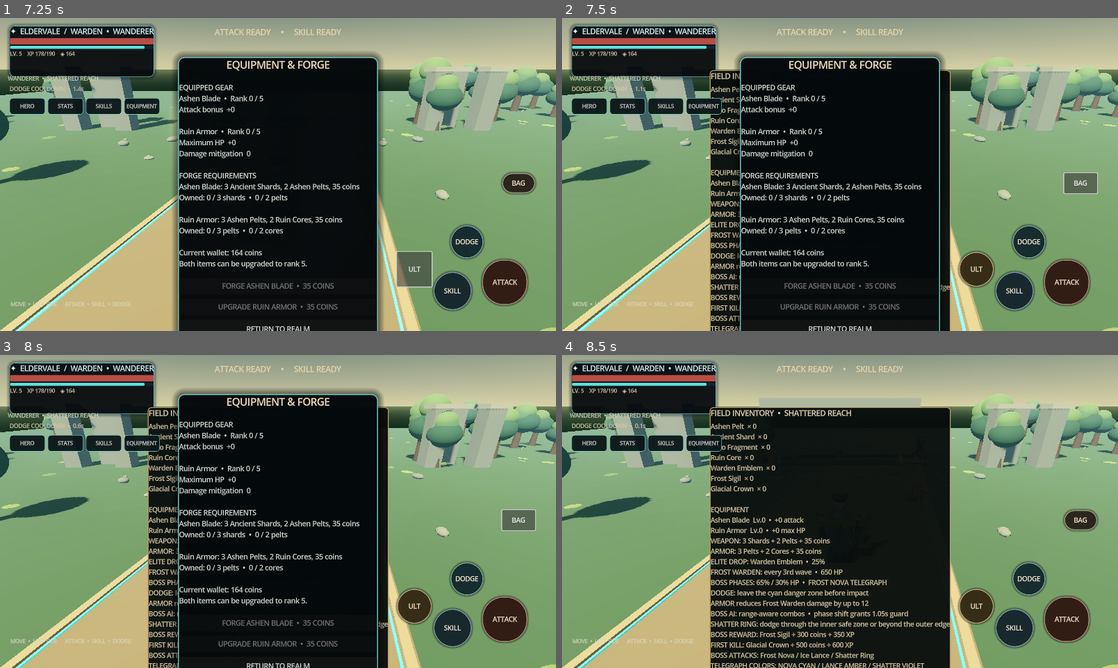
Above: before the commit, frames 1-4 (two rows, left to right).
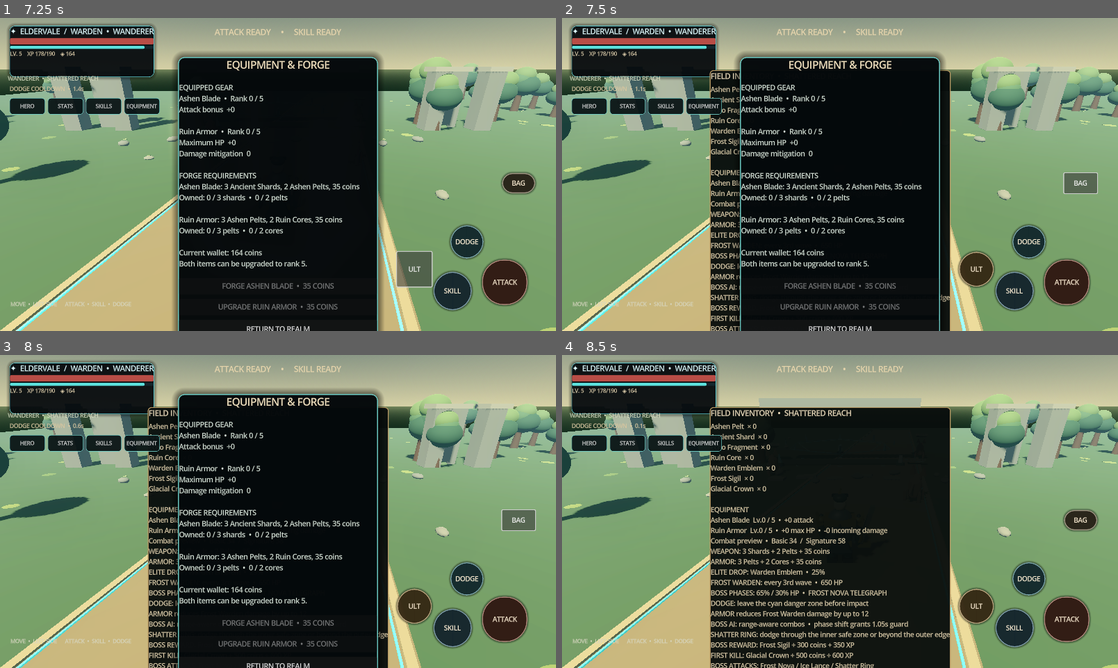
Above: after the commit, the same moments.

Repository: filesgloom-png/ELDERVALE
Game: Godot game, scene res://scenes/main_3d.tscn
The game is run twice, just before and just after one commit, with the same random seed, the same clock (stepped at 60 frames per second) and the same inputs.
Inputs:
- Up to frame 1 (7.25 s): click "CREATE HERO • BEGIN ADVENTURE" at 0.5 s; click "ATTACK" at 1.25 s; click "SKILL" at 2 s; click "HERO" at 2.75 s; click "STATS" at 3.5 s; click "SKILLS" at 4.25 s; click "EQUIPMENT" at 5 s; click "DODGE" at 5.75 s; click "ULT" at 6.5 s
- Up to frame 2 (7.5 s): click "BAG" at 7.25 s
- Up to frame 3 (8 s): no input
- Up to frame 4 (8.5 s): click "RETURN TO REALM" at 8 s

Frame 1 is identical in both runs. In frame 2, 0.9% of the frame differs, in the area x 26-70%, y 58-100%; in frame 3, 0.9%; in frame 4, 4.9%, in the area x 26-70%, y 51-100%.

Commit message:
balance: unify equipment and combat stat calculations

Diff:
--- a/scripts/main_3d.gd
+++ b/scripts/main_3d.gd
@@ -1181,10 +1181,8 @@
 	match tab_name:
 		"STATS":
 			profile_title_label.text = "CHARACTER ATTRIBUTES"
-			var attack_power := 34 + weapon_level * 9 + strength_rank * 3
-			var skill_power := int(round(float(58 + weapon_level * 14 + strength_rank * 3) * (1.0 + float(signature_skill_rank - 1) * 0.12)))
-			if character_class == "Arcanist":
-				skill_power = int(round(float(skill_power) * 1.35))
+			var attack_power := _basic_attack_damage()
+			var skill_power := _signature_skill_damage()
 			profile_content_label.text = "NAME     %s\nCLASS    %s\nLEVEL    %d\nEXPERIENCE    %d / %d\n\nVITALITY RANK    %d\nM …(451 unchanged characters)…
 			profile_power_button.text = "POWER +1  •  %d POINTS" % stat_points
 			profile_power_button.disabled = stat_points <= 0 or strength_rank >= 50
@@ -1200,7 +1198,7 @@
 			elif character_class == "Ranger":
 				class_skill = "Duskstrider Cut"
 				class_passive = "Basic attack cooldown reduced; movement speed +15%"
-			profile_content_label.text = "CLASS SIGNATURE\n%s\nRank % …(376 unchanged characters)… " % [class_skill, signature_skill_rank, int(round(float(58 + weapon_level * 14) * (1.0 + float(signature_skill_rank - 1) * 0.12))), class_passive, skill_points]
+			profile_content_label.text = "CLASS SIGNATURE\n%s\nRank % …(376 unchanged characters)… " % [class_skill, signature_skill_rank, _signature_skill_damage(), class_passive, skill_points]
 			profile_skill_button.text = "UPGRADE SIGNATURE  •  %d POINTS" % skill_points
 			profile_skill_button.disabled = skill_points <= 0 or signature_skill_rank >= 5
 		"EQUIPMENT":
@@ -1209,7 +1207,7 @@
 			var blade_pelts := int(inventory.get("Ashen Pelt", 0))
 			var armor_pelts := int(inventory.get("Ashen Pelt", 0))
 			var armor_cores := int(inventory.get("Ruin Core", 0))
-			profile_content_label.text = "EQUIPPED GEAR\nAshen Blade  …(407 unchanged characters)… vel * 9, armor_level, armor_level * 18, mini(12, armor_level * 3), blade_shards, blade_pelts, armor_pelts, armor_cores, coins]
+			profile_content_label.text = "EQUIPPED GEAR\nAshen Blade  …(407 unchanged characters)… vel * 9, armor_level, armor_level * 18, _armor_mitigation(), blade_shards, blade_pelts, armor_pelts, armor_cores, coins]
 			profile_weapon_button.text = "FORGE ASHEN BLADE  •  35 COINS"
 			profile_weapon_button.disabled = weapon_level >= 5 or blade_shards < 3 or blade_pelts < 2 or coins < 35
 			profile_armor_button.text = "UPGRADE RUIN ARMOR  •  35 COINS"
@@ -1848,7 +1846,7 @@
 		if status_label != null:
 			status_label.text = "PERFECT EVADE  •  %s" % attack_name
 		return
-	var mitigation := mini(12, armor_level * 3)
+	var mitigation := _armor_mitigation()
 	var damage := maxi(8, amount - mitigation)
 	player_hp = maxi(0, player_hp - damage)
 	if player_hp <= 0:
@@ -2038,15 +2036,28 @@
 				best = enemy
 	return best
 
+func _basic_attack_damage() -> int:
+	var damage := 34 + weapon_level * 9 + strength_rank * 3
+	if character_class == "Ranger":
+		damage = int(round(float(damage) * 0.9))
+	return damage
+
+func _signature_skill_damage() -> int:
+	var damage := int(round(float(58 + weapon_level * 14 + strength_rank * 3) * (1.0 + float(signature_skill_rank - 1) * 0.12)))
+	if character_class == "Arcanist":
+		damage = int(round(float(damage) * 1.35))
+	return damage
+
+func _armor_mitigation() -> int:
+	return mini(12, armor_level * 3)
+
 func _attack() -> void:
 	if attack_cooldown > 0.0: return
 	_spawn_combat_effect("slash")
 	attack_cooldown = 0.36 if character_class == "Ranger" else 0.48
 	var target := _nearest_enemy()
 	if target != null:
-		var damage := 34 + weapon_level * 9 + strength_rank * 3
-		if character_class == "Ranger":
-			damage = int(round(float(damage) * 0.9))
+		var damage := _basic_attack_damage()
 		_damage_enemy(target, damage)
 		status_label.text = "%s STRIKE  •  %d DAMAGE" % [character_class.to_upper(), damage]
 	else:
@@ -2060,9 +2071,7 @@
 	skill_cooldown = 4.0
 	var target := _nearest_enemy()
 	if target != null:
-		var damage := int(round(float(58 + weapon_level * 14 + strength_rank * 3) * (1.0 + float(signature_skill_rank - 1) * 0.12)))
-		if character_class == "Arcanist":
-			damage = int(round(float(damage) * 1.35))
+		var damage := _signature_skill_damage()
 		_damage_enemy(target, damage)
 		status_label.text = "%s SKILL  •  %d DAMAGE" % [character_class.to_upper(), damage]
 	else:
@@ -2259,8 +2268,9 @@
 			lines.append("%s  × %d" % [item_name, int(inventory.get(item_name, 0))])
 		lines.append("")
 		lines.append("EQUIPMENT")
-		lines.append("Ashen Blade  Lv.%d  •  +%d attack" % [weapon_level, weapon_level * 9])
-		lines.append("Ruin Armor  Lv.%d  •  +%d max HP" % [armor_level, armor_level * 18])
+		lines.append("Ashen Blade  Lv.%d / 5  •  +%d attack" % [weapon_level, weapon_level * 9])
+		lines.append("Ruin Armor  Lv.%d / 5  •  +%d max HP  •  -%d incoming damage" % [armor_level, armor_level * 18, _armor_mitigation()])
+		lines.append("Combat preview  •  Basic %d  /  Signature %d" % [_basic_attack_damage(), _signature_skill_damage()])
 		lines.append("WEAPON: 3 Shards + 2 Pelts + 35 coins")
 		lines.append("ARMOR: 3 Pelts + 2 Cores + 35 coins")
 		lines.append("ELITE DROP: Warden Emblem  •  25%")
